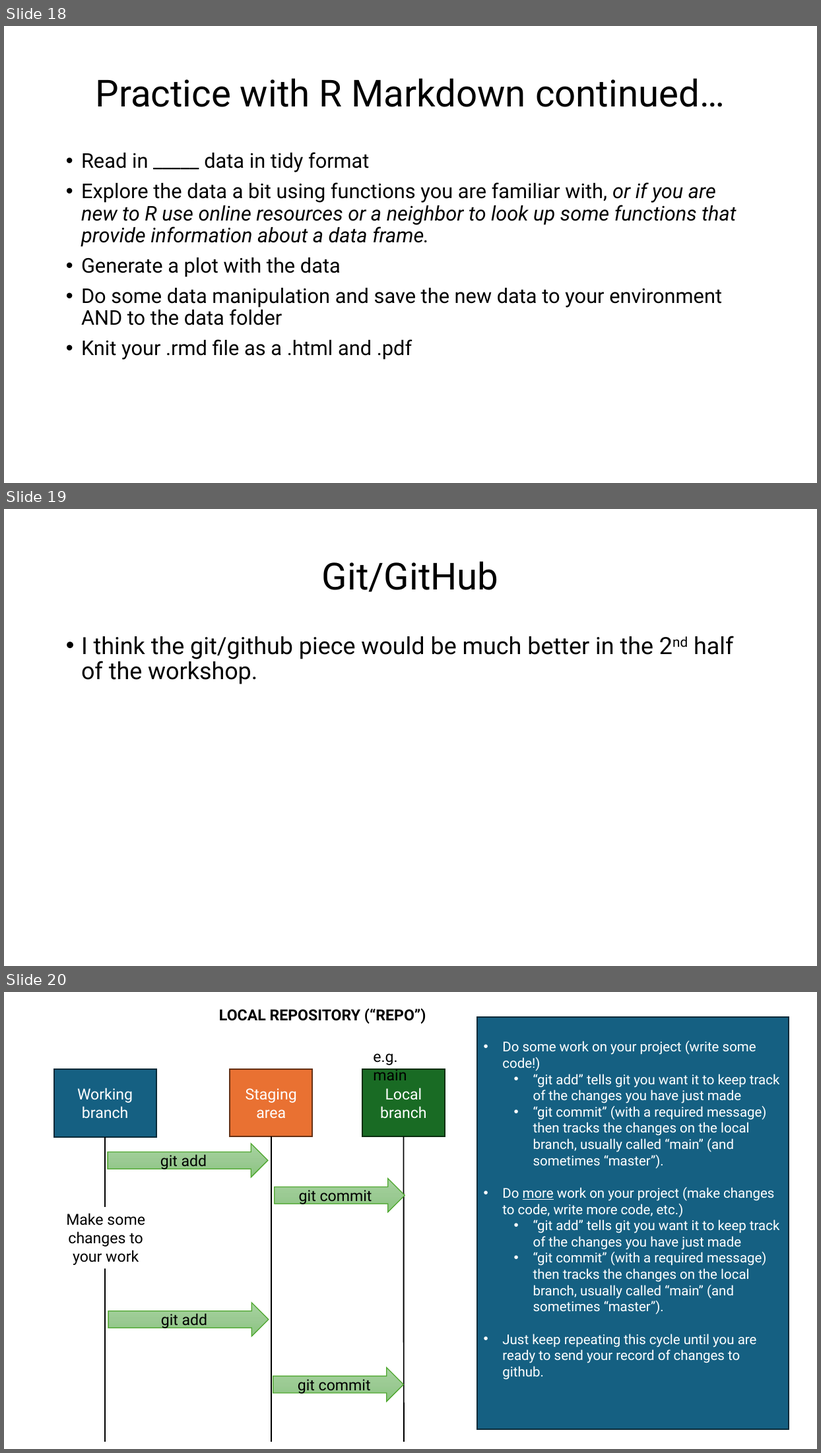
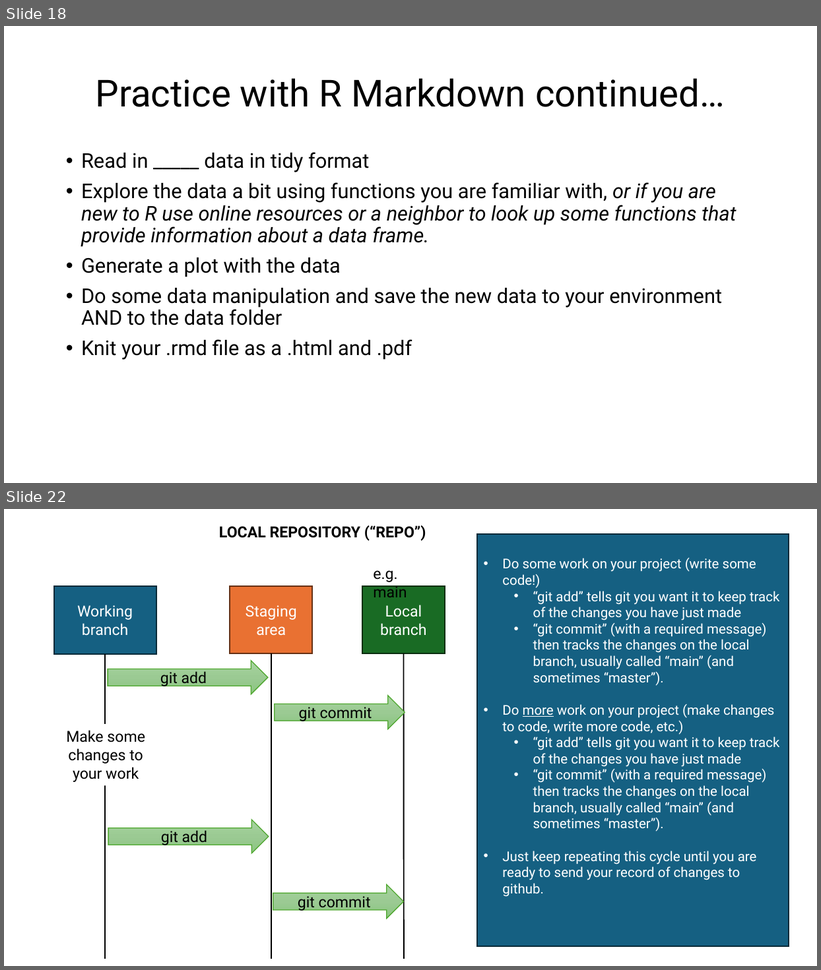
Before and after one commit to marissadyck/reproducible-research-R-ASM, a slide deck: docs/Reproducible research in R.pptx. Shown one above the other, each under a label of ours: slides 18, 19 and 20 before the commit, slides 18 and 22 after it; the slides between them are not shown. The pictures are 821x1453 and 821x970 pixels, drawn with LibreOffice and Linux fonts; fonts in the diff are those of the drawing. Boxes give left, top, right and bottom in pixels: in the first picture for what was removed or moved away, otherwise in the second. Text is boxed around its words. In the diff, an @@ line names an element or a change of style, - is before the commit and + after.

Commit message:
updating git github stuff

```diff
--- a/docs/Reproducible research in R.pptx
+++ b/docs/Reproducible research in R.pptx
@@ slide 19 removed at <box>4,509,817,966</box>, background #FFFFFF @@
@@ title removed at <box>322,561,499,592</box> @@
-Git/GitHub
@@ text removed at <box>81,636,733,685</box> @@
-• I think the git/github piece would be much better in the 2nd half of the workshop.
@@ what was slide 20 is now slide 22 @@
```
Also in this commit, not shown: 3 slides added, 6 other files.
